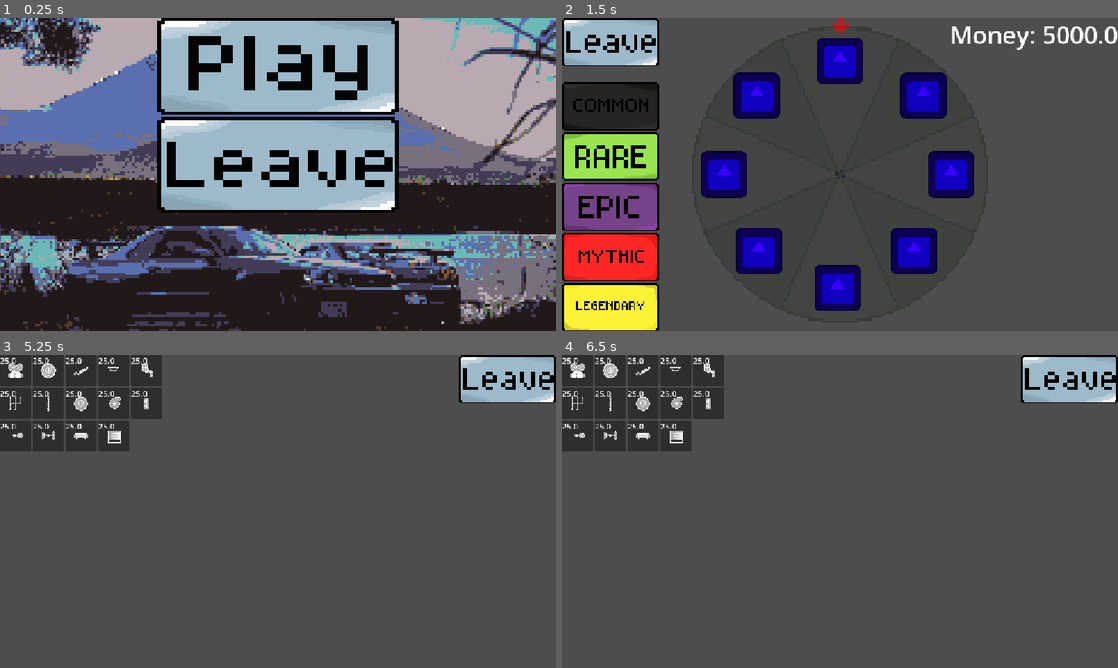
Above: before the commit, frames 1-4 (two rows, left to right).
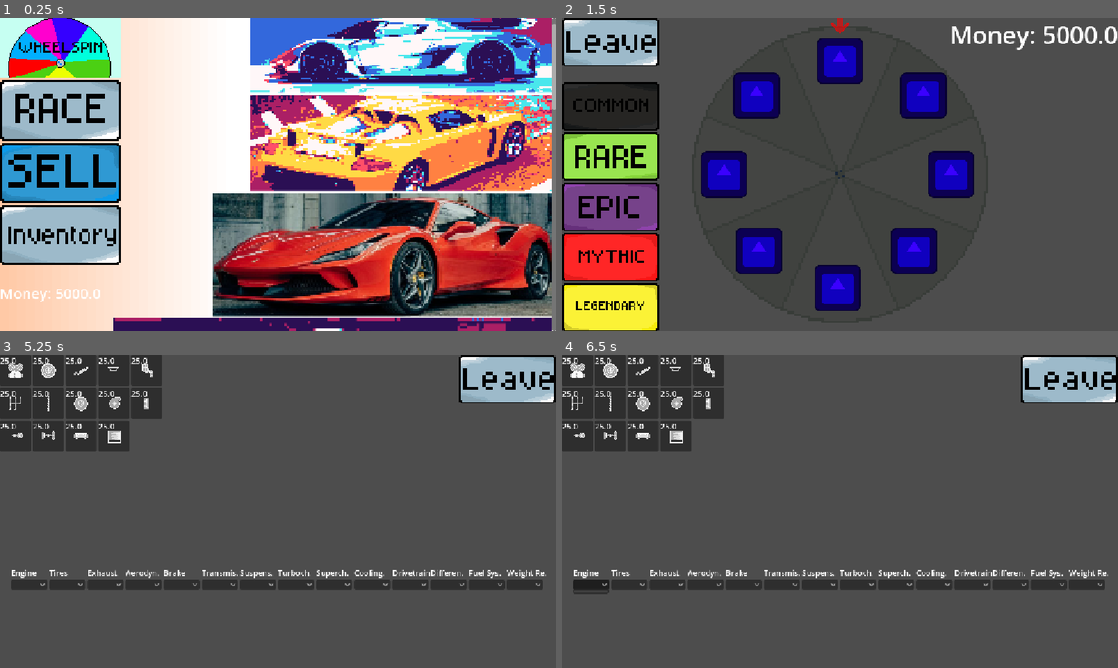
Above: after the commit, the same moments.

Repository: Pycratch/The-Very-Serious-Juniper-Dev-Game-Jam
Game: Godot game, scene res://scenes/game.tscn
The game is run twice, just before and just after one commit, with the same random seed, the same clock (stepped at 60 frames per second) and the same inputs. The engine's default icon, where the game draws it, is replaced by a stand-in: a white triangle on a blue panel in a dark square.
Inputs (mouse positions are in pixels of both pictures, inside the frame that each line leads up to):
- Up to frame 1 (0.25 s): no input
- Up to frame 2 (1.5 s): click (840, 64) at 0.52 s; click (623, 49) at 1.25 s
- Up to frame 3 (5.25 s): click (50, 380) at 2 s; click (61, 448) at 2.75 s; click (61, 508) at 3.5 s; click (50, 380) at 4.25 s; click (61, 570) at 5 s
- Up to frame 4 (6.5 s): click (589, 583) at 5.77 s

The runs differ from the first frame. In frame 1, 98% of the frame differs, in the area x 0-100%, y 0-100%; in frame 2, nothing differs; in frame 3, 3.7%; in frame 4, 3.8%.

Commit message:
Dropdown Names added

Diff:
--- a/Systems/Collection-system/collection_ui.tscn
+++ b/Systems/Collection-system/collection_ui.tscn
@@ -1,6 +1,7 @@
 [gd_scene format=3 uid="uid://b8hq76e1rbgdh"]
 
 [ext_resource type="Script" uid="uid://c63csq1dfjse6" path="res://Systems/Collection-system/scripts/collection_ui.gd" id="1_krsv6"]
+[ext_resource type="PackedScene" uid="uid://bebs22ybec0ga" path="res://scenes/assign_parts.tscn" id="2_734fo"]
 [ext_resource type="Texture2D" uid="uid://d2xqfixleadm" path="res://assets/Buttons/LeaveButton.png" id="2_gtdxx"]
 [ext_resource type="Texture2D" uid="uid://bbqkaypdueen2" path="res://assets/Buttons/LeaveButtonHovered.png" id="3_734fo"]
 
@@ -19,30 +20,12 @@
 grow_vertical = 2
 script = ExtResource("1_krsv6")
 
+[node name="AssignParts" parent="." unique_id=939137576 instance=ExtResource("2_734fo")]
+layout_mode = 1
+
 [node name="GridContainer" type="GridContainer" parent="." unique_id=911859175]
 layout_mode = 1
-anchors_preset = 15
-anchor_right = 1.0
-anchor_bottom = 1.0
-grow_horizontal = 2
-grow_vertical = 2
 columns = 5
-
-[node name="ColorRect" type="ColorRect" parent="." unique_id=1568653444]
-visible = false
-layout_mode = 0
-offset_left = 590.0
-offset_top = 417.0
-offset_right = 630.0
-offset_bottom = 457.0
-
-[node name="Button" type="Button" parent="." unique_id=1654030486]
-visible = false
-layout_mode = 0
-offset_left = 168.0
-offset_top = 209.0
-offset_right = 224.0
-offset_bottom = 259.0
 
 [node name="LEAVE" type="Button" parent="." unique_id=996780970]
 custom_minimum_size = Vector2(200, 100)
@@ -56,5 +39,4 @@
 theme_override_styles/normal = SubResource("StyleBoxTexture_j6mtg")
 theme_override_styles/hover = SubResource("StyleBoxTexture_lftvt")
 
-[connection signal="pressed" from="Button" to="." method="_on_button_pressed"]
 [connection signal="pressed" from="LEAVE" to="." method="_on_leave_pressed"]
--- a/Systems/Collection-system/scripts/collection_ui.gd
+++ b/Systems/Collection-system/scripts/collection_ui.gd
@@ -6,6 +6,7 @@
 
 const ITEM_SLOT = preload("uid://crqxbbtpnsvyf")
 var deleted_slot #variable for deleting a slot
+var given_items : Array = []
 
 # Called when the node enters the scene tree for the first time.
 func _ready():
@@ -42,6 +43,7 @@
 		if index >= Collection.Items.size():
 			break  #more slots than items, nothing left to assign
 		slots[index].input_slot = Collection.Items[index]
+		given_items.append(Collection.Items[index])
 
 func toggle_visibility(ui):
 	ui.visible = !ui.visible
--- a/project.godot
+++ b/project.godot
@@ -54,6 +54,11 @@
 "events": [Object(InputEventMouseButton,"resource_local_to_scene":false,"resource_name":"","device":-1,"window_id":0,"a …(258 unchanged characters)…
 ]
 }
+Test1={
+"deadzone": 0.2,
+"events": [Object(InputEventKey,"resource_local_to_scene":false,"resource_name":"","device":-1,"window_id":0,"alt_pressed":false,"shift_pressed":false,"ctrl_pressed":false,"meta_pressed":false,"pressed":false,"keycode":0,"physical_keycode":68,"key_label":0,"unicode":100,"location":0,"echo":false,"script":null)
+]
+}
 
 [physics]
 
--- /dev/null
+++ b/scenes/assign_parts.tscn
@@ -0,0 +1,217 @@
+[gd_scene format=3 uid="uid://bebs22ybec0ga"]
+
+[ext_resource type="Script" uid="uid://bqwe00obhp68w" path="res://scripts/assign_parts.gd" id="1_yi6bh"]
+
+[node name="AssignParts" type="Control" unique_id=939137576]
+layout_mode = 3
+anchors_preset = 15
+anchor_right = 1.0
+anchor_bottom = 1.0
+grow_horizontal = 2
+grow_vertical = 2
+script = ExtResource("1_yi6bh")
+
+[node name="MarginContainer" type="MarginContainer" parent="." unique_id=606410335]
+layout_mode = 1
+anchors_preset = 15
+anchor_right = 1.0
+anchor_bottom = 1.0
+offset_left = -6.0
+offset_top = -8.0
+offset_right = -6.0
+offset_bottom = -8.0
+grow_horizontal = 2
+grow_vertical = 2
+
+[node name="VBoxContainer" type="VBoxContainer" parent="MarginContainer" unique_id=1773061398]
+layout_mode = 2
+size_flags_vertical = 8
+
+[node name="Labels" type="HBoxContainer" parent="MarginContainer/VBoxContainer" unique_id=979428532]
+layout_mode = 2
+size_flags_horizontal = 0
+size_flags_vertical = 8
+
+[node name="Control" type="Control" parent="MarginContainer/VBoxContainer/Labels" unique_id=28310122]
+custom_minimum_size = Vector2(25, 0)
+layout_mode = 2
+
+[node name="LabelEngine" type="Label" parent="MarginContainer/VBoxContainer/Labels" unique_id=1853725977]
+custom_minimum_size = Vector2(75, 0)
+custom_maximum_size = Vector2(75, -1)
+layout_mode = 2
+text = "Engine"
+
+[node name="LabelTires" type="Label" parent="MarginContainer/VBoxContainer/Labels" unique_id=720384566]
+custom_minimum_size = Vector2(75, 0)
+custom_maximum_size = Vector2(75, -1)
+layout_mode = 2
+text = "Tires"
+
+[node name="LabelExhaust" type="Label" parent="MarginContainer/VBoxContainer/Labels" unique_id=1316756416]
+custom_minimum_size = Vector2(75, 0)
+custom_maximum_size = Vector2(75, -1)
+layout_mode = 2
+text = "Exhaust"
+
+[node name="LabelAerodynamics" type="Label" parent="MarginContainer/VBoxContainer/Labels" unique_id=1450397132]
+custom_minimum_size = Vector2(75, 0)
+custom_maximum_size = Vector2(75, -1)
+layout_mode = 2
+text = "Aerodyn."
+
+[node name="LabelBrake" type="Label" parent="MarginContainer/VBoxContainer/Labels" unique_id=856662385]
+custom_minimum_size = Vector2(75, 0)
+custom_maximum_size = Vector2(75, -1)
+layout_mode = 2
+text = "Brake"
+
+[node name="LabelTransmission" type="Label" parent="MarginContainer/VBoxContainer/Labels" unique_id=1699574888]
+custom_minimum_size = Vector2(75, 0)
+custom_maximum_size = Vector2(75, -1)
+layout_mode = 2
+text = "Transmis."
+
+[node name="LabelSuspension" type="Label" parent="MarginContainer/VBoxContainer/Labels" unique_id=1283309711]
+custom_minimum_size = Vector2(75, 0)
+custom_maximum_size = Vector2(75, -1)
+layout_mode = 2
+text = "Suspens."
+
+[node name="LabelTurbocharger" type="Label" parent="MarginContainer/VBoxContainer/Labels" unique_id=1142109914]
+custom_minimum_size = Vector2(75, 0)
+custom_maximum_size = Vector2(75, -1)
+layout_mode = 2
+text = "Turboch."
+
+[node name="LabelSupercharger" type="Label" parent="MarginContainer/VBoxContainer/Labels" unique_id=1283204128]
+custom_minimum_size = Vector2(75, 0)
+custom_maximum_size = Vector2(75, -1)
+layout_mode = 2
+text = "Superch."
+
+[node name="LabelCooling_System" type="Label" parent="MarginContainer/VBoxContainer/Labels" unique_id=1386190685]
+custom_minimum_size = Vector2(75, 0)
+custom_maximum_size = Vector2(75, -1)
+layout_mode = 2
+text = "Cooling."
+
+[node name="LabelDrivetrain" type="Label" parent="MarginContainer/VBoxContainer/Labels" unique_id=237495262]
+custom_minimum_size = Vector2(75, 0)
+custom_maximum_size = Vector2(75, -1)
+layout_mode = 2
+text = "Drivetrain"
+
+[node name="LabelDifferential" type="Label" parent="MarginContainer/VBoxContainer/Labels" unique_id=259267982]
+custom_minimum_size = Vector2(75, 0)
+custom_maximum_size = Vector2(75, -1)
+layout_mode = 2
+text = "Differen."
+
+[node name="LabelFuel_System" type="Label" parent="MarginContainer/VBoxContainer/Labels" unique_id=1760079722]
+custom_minimum_size = Vector2(75, 0)
+custom_maximum_size = Vector2(75, -1)
+layout_mode = 2
+text = "Fuel Sys."
+
+[node name="LabelWeight_Reduction" type="Label" parent="MarginContainer/VBoxContainer/Labels" unique_id=1947648463]
+custom_minimum_size = Vector2(75, 0)
+custom_maximum_size = Vector2(75, -1)
+layout_mode = 2
+text = "Weight Re."
+
+[node name="Dropdown" type="HBoxContainer" parent="MarginContainer/VBoxContainer" unique_id=1222616970]
+layout_mode = 2
+size_flags_vertical = 4
+
+[node name="Control" type="Control" parent="MarginContainer/VBoxContainer/Dropdown" unique_id=1915592158]
+custom_minimum_size = Vector2(25, 0)
+layout_mode = 2
+
+[node name="Engine" type="OptionButton" parent="MarginContainer/VBoxContainer/Dropdown" unique_id=352475847]
+custom_minimum_size = Vector2(75, 0)
+layout_mode = 2
+size_flags_horizontal = 0
+size_flags_vertical = 4
+
+[node name="Tires" type="OptionButton" parent="MarginContainer/VBoxContainer/Dropdown" unique_id=557259884]
+custom_minimum_size = Vector2(75, 0)
+layout_mode = 2
+size_flags_horizontal = 0
+size_flags_vertical = 4
+
+[node name="Exhaust" type="OptionButton" parent="MarginContainer/VBoxContainer/Dropdown" unique_id=889609115]
+custom_minimum_size = Vector2(75, 0)
+layout_mode = 2
+size_flags_horizontal = 0
+size_flags_vertical = 4
+
+[node name="Aerodynamics" type="OptionButton" parent="MarginContainer/VBoxContainer/Dropdown" unique_id=1401131753]
+custom_minimum_size = Vector2(75, 0)
+layout_mode = 2
+size_flags_horizontal = 0
+size_flags_vertical = 4
+
+[node name="Brake" type="OptionButton" parent="MarginContainer/VBoxContainer/Dropdown" unique_id=246017732]
+custom_minimum_size = Vector2(75, 0)
+layout_mode = 2
+size_flags_horizontal = 0
+size_flags_vertical = 4
+
+[node name="Transmission" type="OptionButton" parent="MarginContainer/VBoxContainer/Dropdown" unique_id=1042384168]
+custom_minimum_size = Vector2(75, 0)
+layout_mode = 2
+size_flags_horizontal = 0
+size_flags_vertical = 4
+
+[node name="Suspension" type="OptionButton" parent="MarginContainer/VBoxContainer/Dropdown" unique_id=594453229]
+custom_minimum_size = Vector2(75, 0)
+layout_mode = 2
+size_flags_horizontal = 0
+size_flags_vertical = 4
+
+[node name="Turbocharger" type="OptionButton" parent="MarginContainer/VBoxContainer/Dropdown" unique_id=1166150896]
+custom_minimum_size = Vector2(75, 0)
+layout_mode = 2
+size_flags_horizontal = 0
+size_flags_vertical = 4
+
+[node name="Supercharger" type="OptionButton" parent="MarginContainer/VBoxContainer/Dropdown" unique_id=9129183]
+custom_minimum_size = Vector2(75, 0)
+layout_mode = 2
+size_flags_horizontal = 0
+size_flags_vertical = 4
+
+[node name="Cooling_System" type="OptionButton" parent="MarginContainer/VBoxContainer/Dropdown" unique_id=1044973963]
+custom_minimum_size = Vector2(75, 0)
+layout_mode = 2
+size_flags_horizontal = 0
+size_flags_vertical = 4
+
+[node name="Drivetrain" type="OptionButton" parent="MarginContainer/VBoxContainer/Dropdown" unique_id=2031507373]
+custom_minimum_size = Vector2(75, 0)
+layout_mode = 2
+size_flags_horizontal = 0
+size_flags_vertical = 4
+
+[node name="Differential" type="OptionButton" parent="MarginContainer/VBoxContainer/Dropdown" unique_id=861717665]
+custom_minimum_size = Vector2(75, 0)
+layout_mode = 2
+size_flags_horizontal = 0
+size_flags_vertical = 4
+
+[node name="Fuel_System" type="OptionButton" parent="MarginContainer/VBoxContainer/Dropdown" unique_id=814199224]
+custom_minimum_size = Vector2(75, 0)
+layout_mode = 2
+size_flags_horizontal = 0
+size_flags_vertical = 4
+
+[node name="Weight_Reduction" type="OptionButton" parent="MarginContainer/VBoxContainer/Dropdown" unique_id=697368080]
+custom_minimum_size = Vector2(75, 0)
+layout_mode = 2
+size_flags_horizontal = 0
+size_flags_vertical = 4
+
+[node name="Control" type="Control" parent="MarginContainer/VBoxContainer" unique_id=704603483]
+custom_minimum_size = Vector2(0, 150)
+layout_mode = 2
--- /dev/null
+++ b/scripts/assign_parts.gd
@@ -0,0 +1,78 @@
+extends Control
+
+@export var added_power : float
+var assigned_parts : Array = []
+# Called when the node enters the scene tree for the first time.
+func _ready() -> void:
+	pass # Replace with function body.
+
+
+# Called every frame. 'delta' is the elapsed time since the previous frame.
+func _process(delta: float) -> void:
+	var owned_items : Array = get_parent().given_items
+	if Input.is_action_just_pressed("Test1"):
+		add_parts(owned_items)
+		owned_items.clear
+
+func add_parts(owned_items):
+	for i in owned_items:
+		if i.type == 0:
+			assigned_parts.append(i.Name)
+			added_power += i.power
+		elif i.type == 1:
+			assigned_parts.append(i.Name)
+			added_power += i.power
+		elif i.type == 2:
+			assigned_parts.append(i.Name)
+			added_power += i.power
+		elif i.type == 3:
+			assigned_parts.append(i.Name)
+			added_power += i.power
+		elif i.type == 4:
+			assigned_parts.append(i.Name)
+			added_power += i.power
+		elif i.type == 5:
+			assigned_parts.append(i.Name)
+			added_power += i.power
+		elif i.type == 6:
+			assigned_parts.append(i.Name)
+			added_power += i.power
+		elif i.type == 7:
+			assigned_parts.append(i.Name)
+			added_power += i.power
+		elif i.type == 8:
+			assigned_parts.append(i.Name)
+			added_power += i.power
+		elif i.type == 9:
+			assigned_parts.append(i.Name)
+			added_power += i.power
+		elif i.type == 10:
+			assigned_parts.append(i.Name)
+			added_power += i.power
+		elif i.type == 11:
+			assigned_parts.append(i.Name)
+			added_power += i.power
+		elif i.type == 12:
+			assigned_parts.append(i.Name)
+			added_power += i.power
+		elif i.type == 13:
+			assigned_parts.append(i.Name)
+			added_power += i.power
+		elif i.type == 14:
+			assigned_parts.append(i.Name)
+			added_power += i.power
+
+	$MarginContainer/VBoxContainer/Dropdown/Engine.add_item(assigned_parts[0])
+	$MarginContainer/VBoxContainer/Dropdown/Tires.add_item(assigned_parts[1])
+	$MarginContainer/VBoxContainer/Dropdown/Exhaust.add_item(assigned_parts[2])
+	$MarginContainer/VBoxContainer/Dropdown/Aerodynamics.add_item(assigned_parts[3])
+	$MarginContainer/VBoxContainer/Dropdown/Brake.add_item(assigned_parts[4])
+	$MarginContainer/VBoxContainer/Dropdown/Transmission.add_item(assigned_parts[5])
+	$MarginContainer/VBoxContainer/Dropdown/Suspension.add_item(assigned_parts[6])
+	$MarginContainer/VBoxContainer/Dropdown/Turbocharger.add_item(assigned_parts[7])
+	$MarginContainer/VBoxContainer/Dropdown/Supercharger.add_item(assigned_parts[8])
+	$MarginContainer/VBoxContainer/Dropdown/Cooling_System.add_item(assigned_parts[9])
+	$MarginContainer/VBoxContainer/Dropdown/Drivetrain.add_item(assigned_parts[10])
+	$MarginContainer/VBoxContainer/Dropdown/Differential.add_item(assigned_parts[11])
+	$MarginContainer/VBoxContainer/Dropdown/Fuel_System.add_item(assigned_parts[12])
+	$MarginContainer/VBoxContainer/Dropdown/Weight_Reduction.add_item(assigned_parts[13])
Not shown: 1 places in scenes/game.tscn that only renumber resources
Not shown, added: scripts/assign_parts.gd.uid
